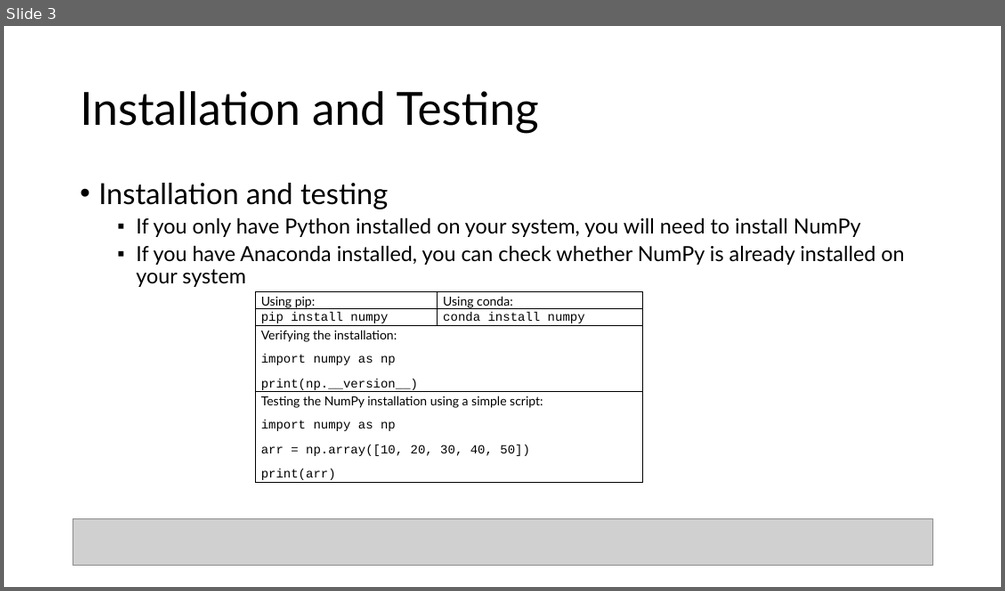
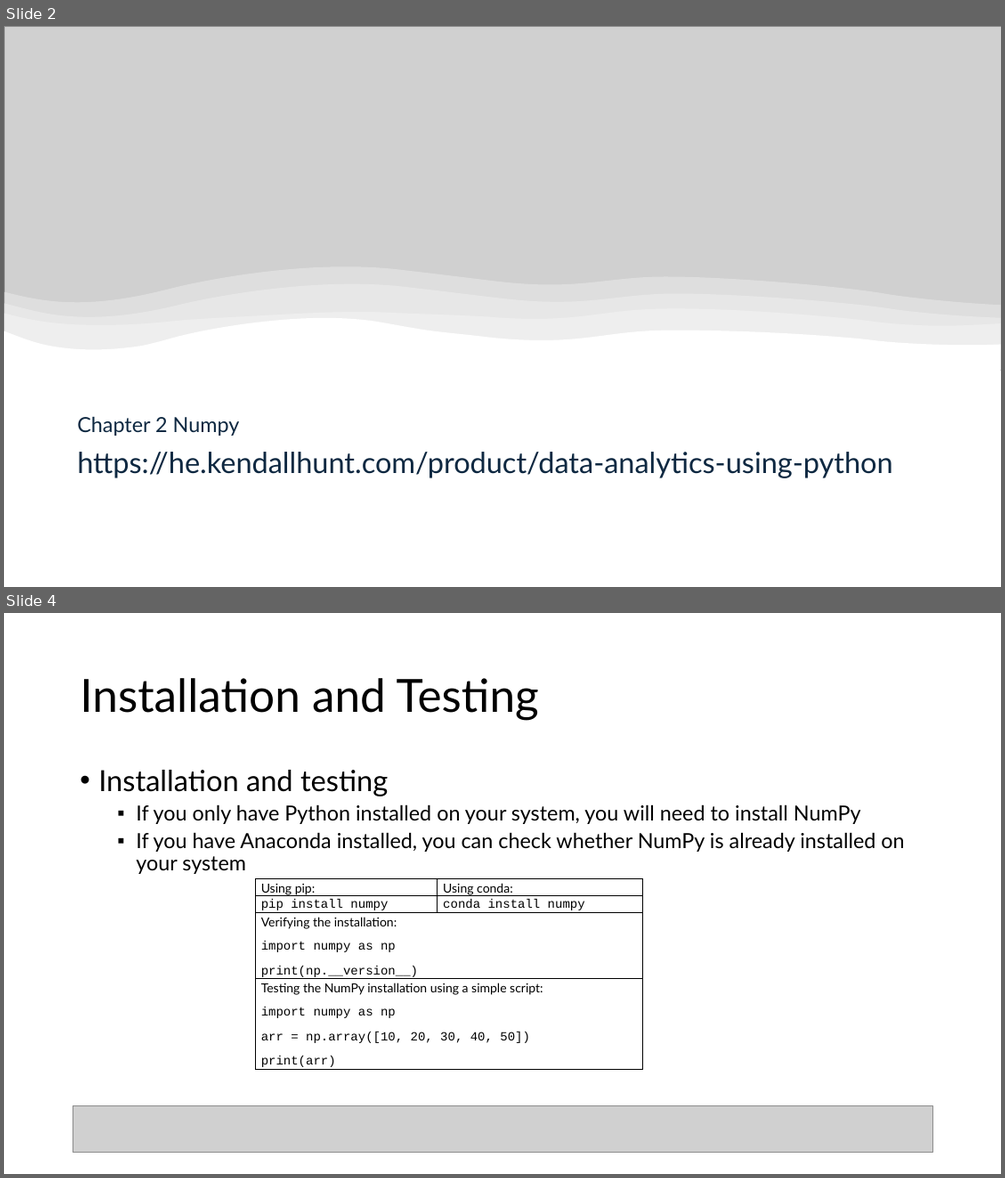
Before and after one commit to zliu-semo/Data-Analytics-Using-Python, a slide deck: Chapter 2/Data Analytics Using Python Chapter 2.pptx. Shown one above the other, each under a label of ours: slide 3 before the commit, slides 2 and 4 after it; the slides between them are not shown. The pictures are 1005x591 and 1005x1178 pixels, drawn with LibreOffice and Linux fonts; fonts in the diff are those of the drawing; grey boxes stand for pictures. Boxes give left, top, right and bottom in pixels: in the first picture for what was removed or moved away, otherwise in the second. Text is boxed around its words. In the diff, an @@ line names an element or a change of style, - is before the commit and + after.

```diff
--- a/Chapter 2/Data Analytics Using Python Chapter 2.pptx
+++ b/Chapter 2/Data Analytics Using Python Chapter 2.pptx
@@ slide 2 added at (x1=4, y1=26, x2=1001, y2=587), background #FFFFFF @@
@@ picture added at (x1=4, y1=26, x2=1001, y2=370) @@
@@ group added at (x1=4, y1=267, x2=1001, y2=416): 4 freeform shapes @@
@@ subtitle added at (x1=77, y1=416, x2=240, y2=435), 20 pt, text #0E2841 @@
+Chapter 2 Numpy
@@ title added at (x1=77, y1=451, x2=892, y2=478), 27.9 pt, text #0E2841 @@
+https://he.kendallhunt.com/product/data-analytics-using-python
@@ what was slide 3 is now slide 4 @@
```
Also in this commit, not shown: 1 other file.
